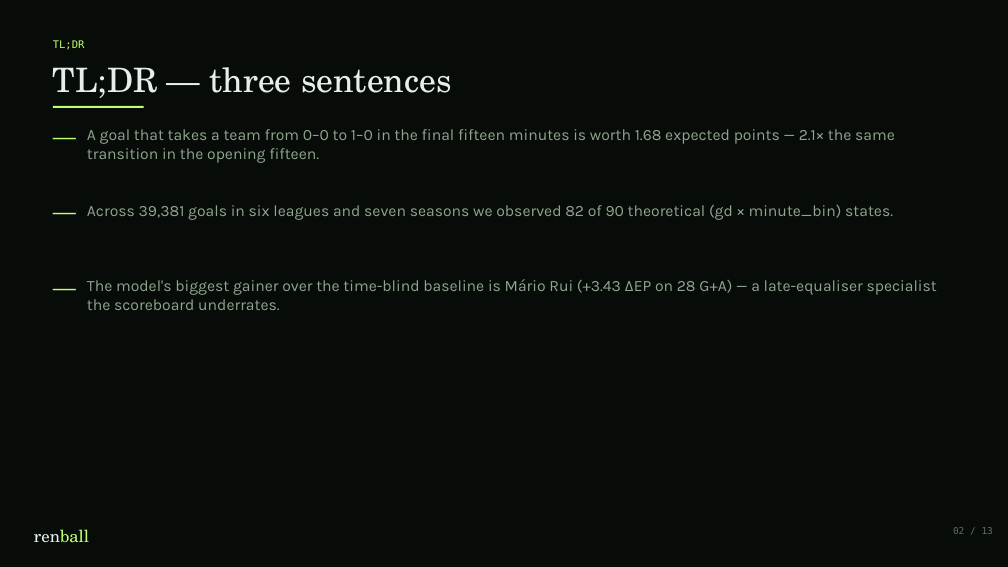
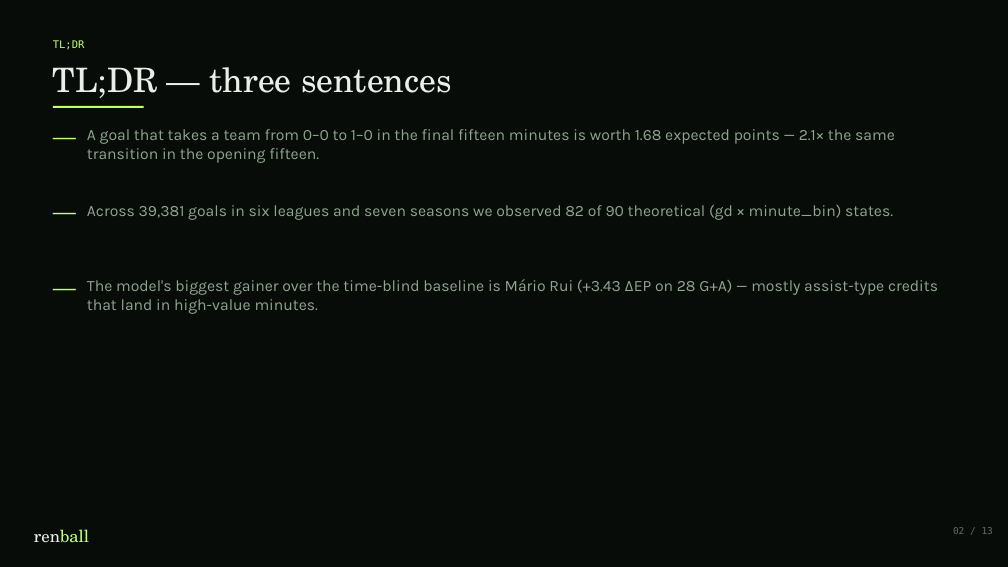
Before and after one commit to koeymenc/renball, a slide deck: slide 2 of projects/02-points-by-gamestate/slides.pptx. Drawn at 1008x567 pixels with LibreOffice and Linux fonts; fonts in the diff are those of the drawing. Boxes give left, top, right and bottom in pixels: in the first picture for what was removed or moved away, otherwise in the second. Text is boxed around its words. In the diff, an @@ line names an element or a change of style, - is before the commit and + after.

```diff
--- a/projects/02-points-by-gamestate/slides.pptx
+++ b/projects/02-points-by-gamestate/slides.pptx
@@ text at (x1=87, y1=279, x2=938, y2=314): text changed @@
-The model's biggest gainer over the time-blind baseline is Mário Rui (+3.43 ΔEP on 28 G+A) — a late-equaliser specialist the scoreboard underrates.
+The model's biggest gainer over the time-blind baseline is Mário Rui (+3.43 ΔEP on 28 G+A) — mostly assist-type credits that land in high-value minutes.
```
Also in this commit, not shown: 4 other slides changed, 31 other files.
